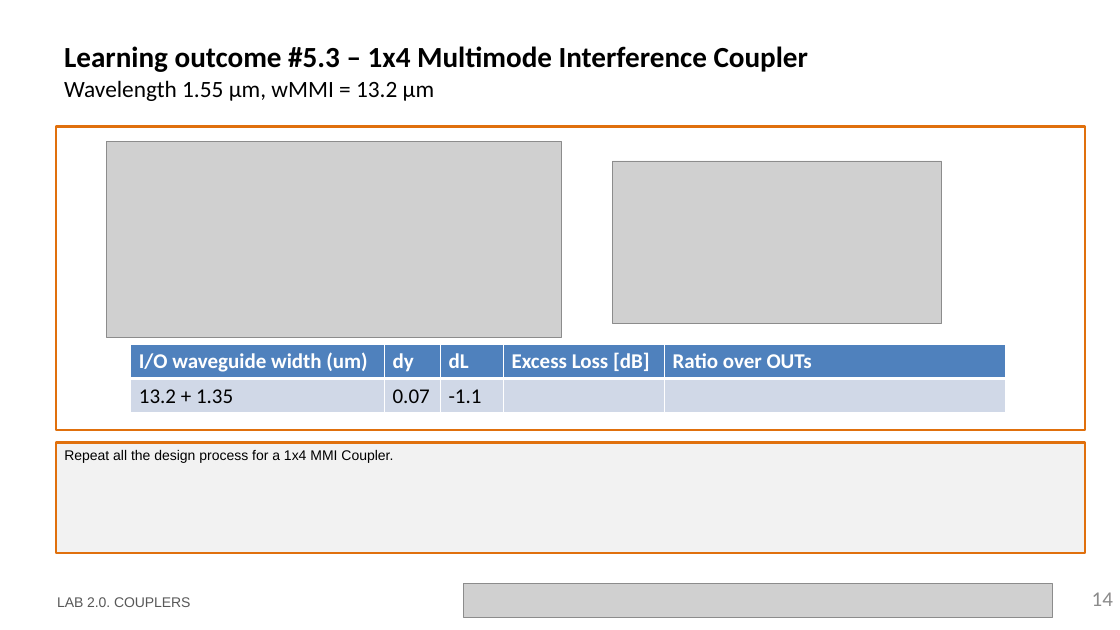
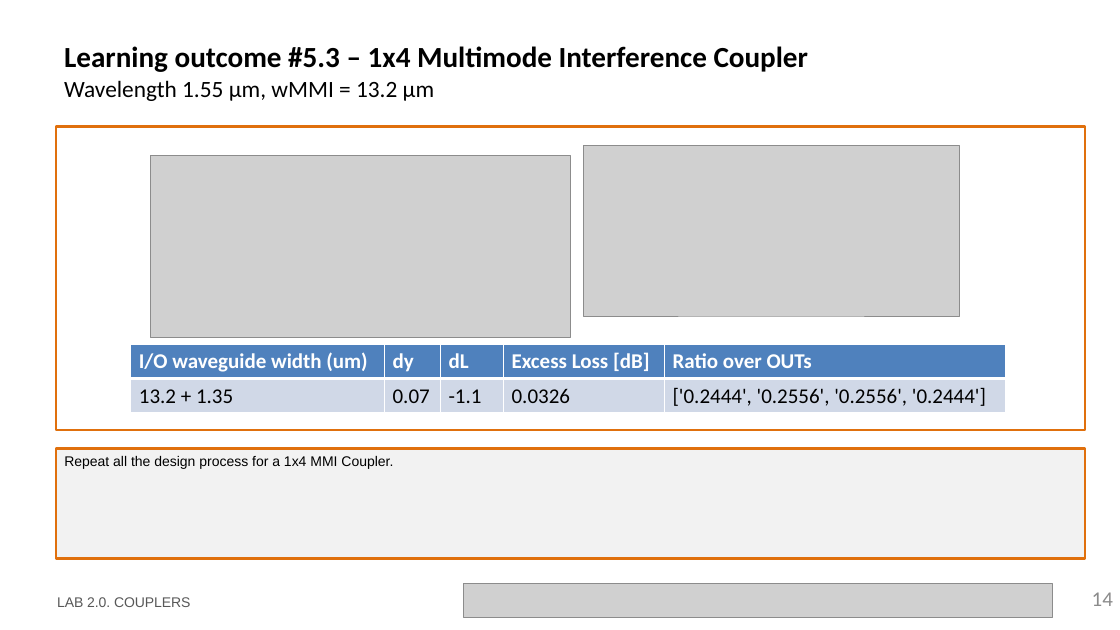
Before and after one commit to nmargar4/pic-upv-lab2, a slide deck: slide 14 of LabBook_20_Nadia.pptx. Drawn at 1120x630 pixels with LibreOffice and Linux fonts; fonts in the diff are those of the drawing; grey boxes stand for pictures; background and template pictures are left out. Boxes give left, top, right and bottom in pixels: in the first picture for what was removed or moved away, otherwise in the second. Text is boxed around its words. In the diff, an @@ line names an element or a change of style, - is before the commit and + after.

```diff
--- a/LabBook_20_Nadia.pptx
+++ b/LabBook_20_Nadia.pptx
@@ picture: place and size @@
-picture at box(613, 161, 942, 323)
+picture at box(583, 145, 959, 316)
@@ picture: place and size @@
-picture at box(107, 142, 562, 338)
+picture at box(150, 156, 571, 339)
@@ table at box(130, 344, 1006, 413) @@
-row 2, column 4: 
+row 2, column 4: 0.0326
-row 2, column 5: 
+row 2, column 5: ['0.2444', '0.2556', '0.2556', '0.2444']
@@ rectangle "Repeat all the design process ...": place and size @@
-rectangle "Repeat all the design process ..." at box(56, 443, 1086, 553)
+rectangle "Repeat all the design process ..." at box(56, 449, 1086, 559)
```
Also in this commit, not shown: 1 other slide changed.
